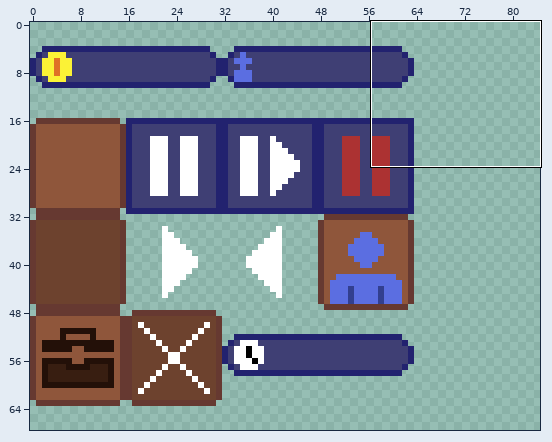
Edited in one commit: sprite sheet (assets/ui/ui-tileset.png). Above: a wide view before the commit, with the close-up outlined.
Close-up. As it was:
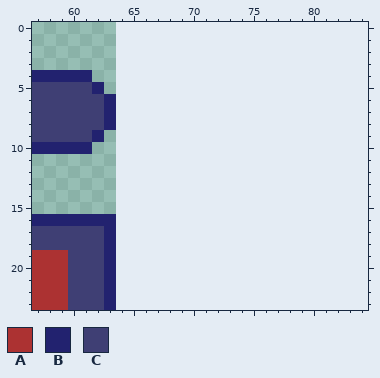
The file is 64x64 pixels. Shown: x 57..84, y 0..23. The old version is drawn lined up with the new one, on the new canvas. The wide view leaves out empty margins.
Palette (. is transparent): A #ac3232  B #22226f  C #3f3f74
Pixels before, first column x 57:
 4 BBBBB..
 5 CCCCCB.
 6 CCCCCCB
 7 CCCCCCB
 8 CCCCCCB
 9 CCCCCB.
10 BBBBB..
11 .......
12 .......
13 .......
14 .......
15 .......
16 BBBBBBB
17 CCCCCCB
18 CCCCCCB
19 AAACCCB
20 AAACCCB
21 AAACCCB
22 AAACCCB
23 AAACCCB
New version:
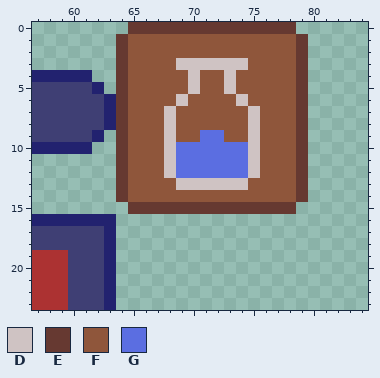
Colours new in this view: D #cfc3c3  E #663931  F #8f563b  G #5b6ee1
From old to new:
canvas 64x64 -> 128x128
y 0: x 65..78 .............. -> EEEEEEEEEEEEEE
y 1..2: x 64..79 ................ -> EFFFFFFFFFFFFFFE
y 3: x 64..79 ................ -> EFFFFDDDDDDFFFFE
y 4..5: x 64..79 ................ -> EFFFFFDFFDFFFFFE
y 6: x 64..79 ................ -> EFFFFDFFFFDFFFFE
y 7..8: x 64..79 ................ -> EFFFDFFFFFFDFFFE
y 9: x 64..79 ................ -> EFFFDFFGGFFDFFFE
y 10..12: x 64..79 ................ -> EFFFDGGGGGGDFFFE
y 13: x 64..79 ................ -> EFFFFDDDDDDFFFFE
y 14: x 64..79 ................ -> EFFFFFFFFFFFFFFE
y 15: x 65..78 .............. -> EEEEEEEEEEEEEE
Boxes around the changes in both close-ups, in picture pixels (x1, y1, x2, y2):
added: (116, 22, 308, 214)
